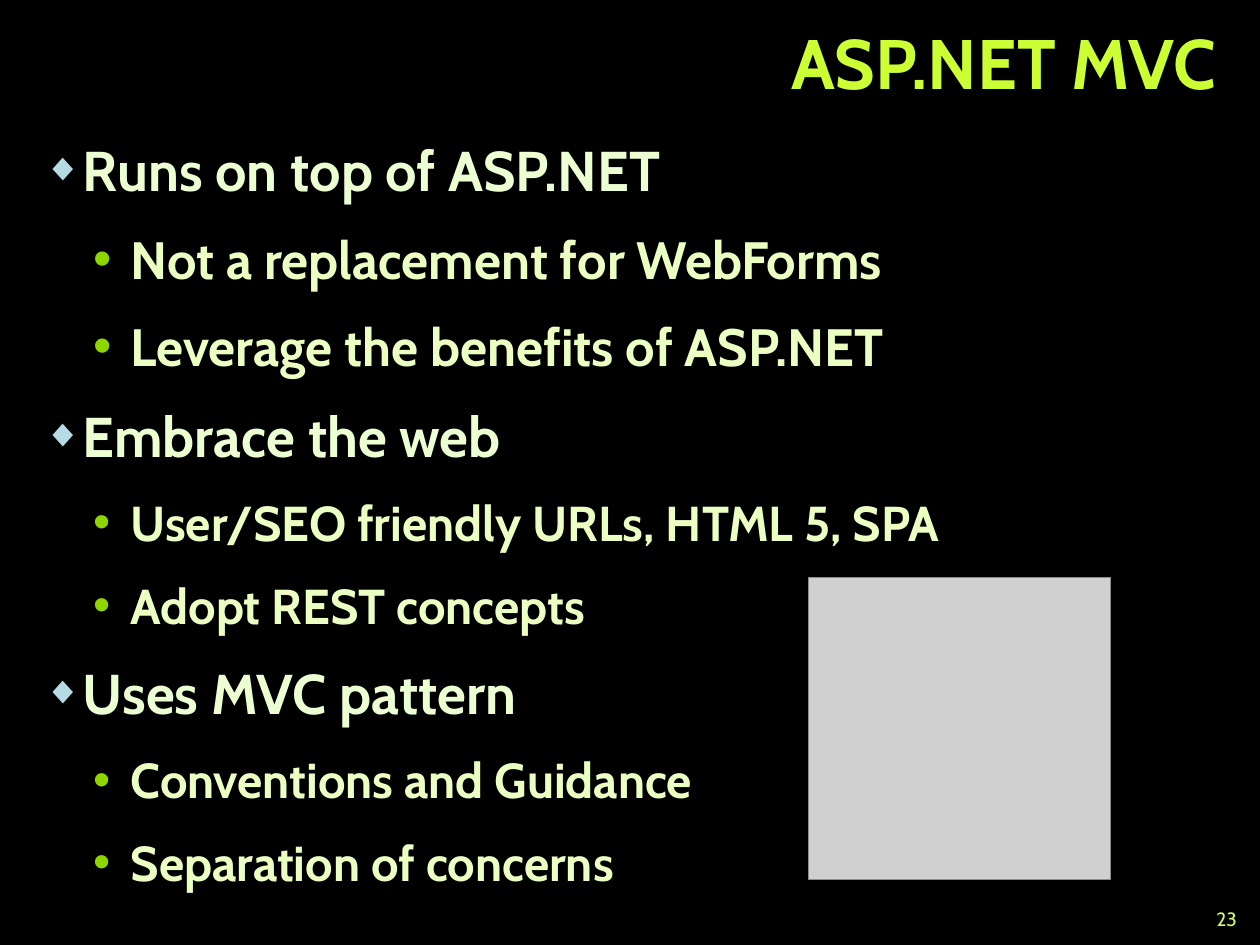
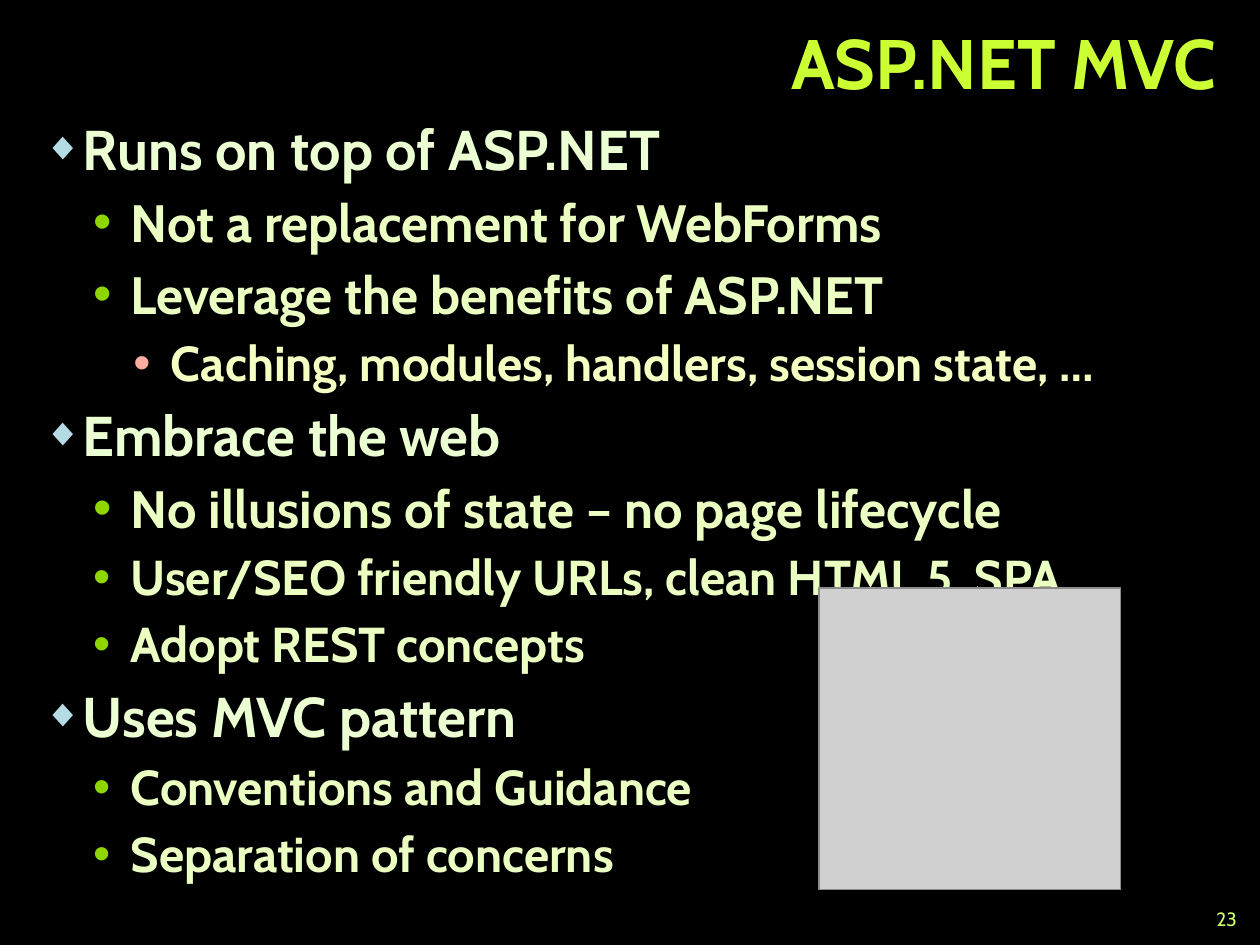
Before and after one commit to TelerikAcademy/ASP.NET-MVC, a slide deck: slide 23 of 01. Introduction-to-ASP.NET-MVC/Introduction to ASP.NET MVC.pptx. Drawn at 1260x945 pixels with LibreOffice and Linux fonts; fonts in the diff are those of the drawing; grey boxes stand for pictures; background and template pictures are left out. Boxes give left, top, right and bottom in pixels: in the first picture for what was removed or moved away, otherwise in the second. Text is boxed around its words. In the diff, an @@ line names an element or a change of style, - is before the commit and + after.

```diff
--- a/01. Introduction-to-ASP.NET-MVC/Introduction to ASP.NET MVC.pptx
+++ b/01. Introduction-to-ASP.NET-MVC/Introduction to ASP.NET MVC.pptx
@@ text "Runs on top of ASP.NET": place and size @@
-text "Runs on top of ASP.NET" at [83,149,939,892]
+text "Runs on top of ASP.NET" at [83,128,1061,883]
@@ text at [83,128,883,883]: less space between paragraphs @@
@@ text at [171,344,1049,392]: paragraph added @@
+    • Caching, modules, handlers, session state, …
@@ text at [131,488,1061,607]: text changed @@
-  • User/SEO friendly URLs, HTML 5, SPA
+  • No illusions of state – no page lifecycle
+  • User/SEO friendly URLs, clean HTML 5, SPA
@@ picture: place and size @@
-picture at [809,577,1111,879]
+picture at [819,588,1121,891]
```
Also in this commit, not shown: 18 other slides changed, 2 slides added, 3 slides removed.
